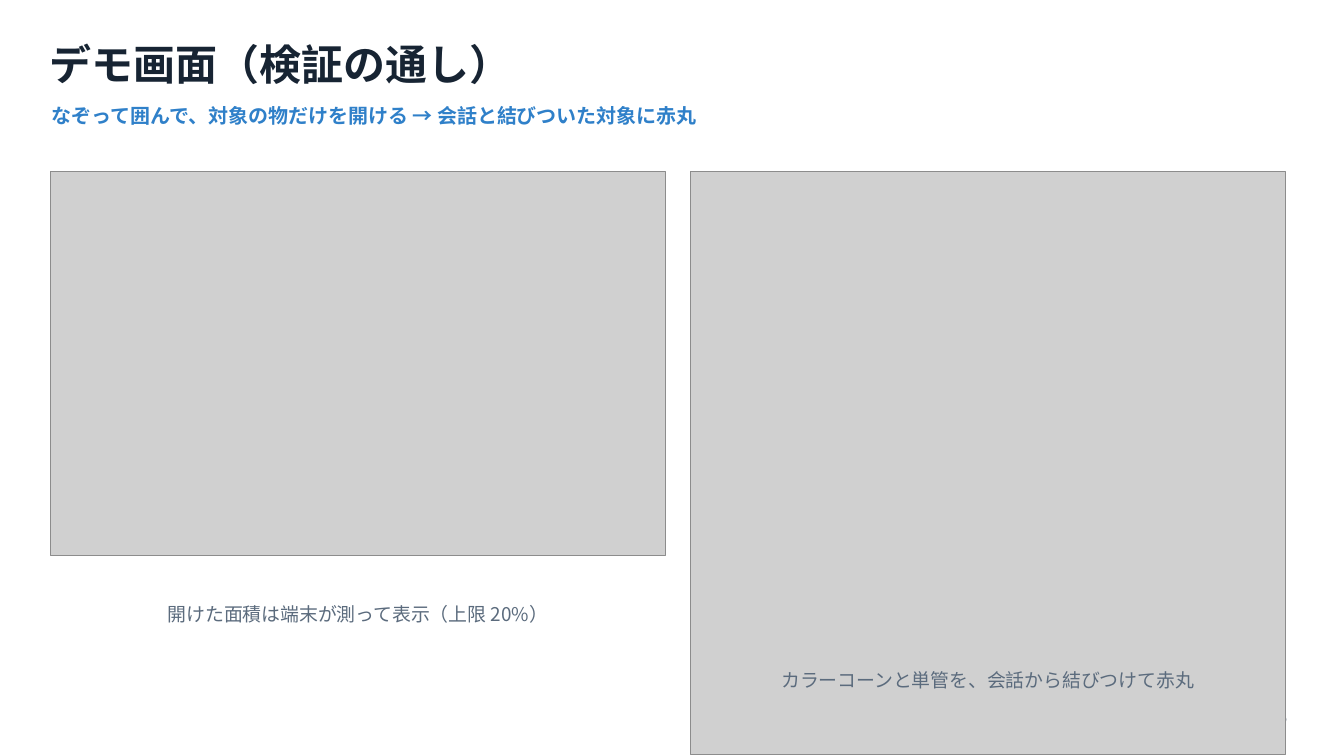
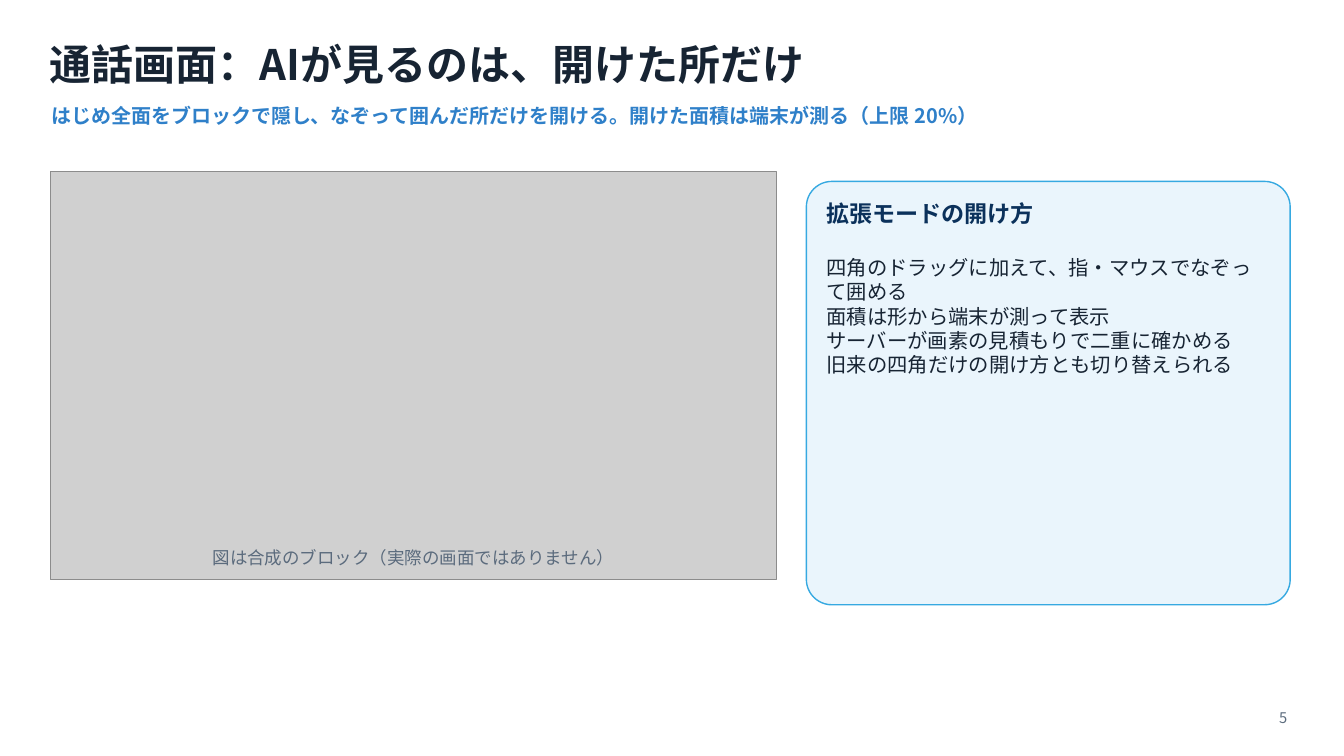
Before and after one commit to 009-next/app_dev, a slide deck: slide 5 of hackathon_materials/slides/Connect-Force_submission.pptx. Drawn at 1344x756 pixels with LibreOffice and Linux fonts; fonts in the diff are those of the drawing; grey boxes stand for pictures. Boxes give left, top, right and bottom in pixels: in the first picture for what was removed or moved away, otherwise in the second. Text is boxed around its words. In the diff, an @@ line names an element or a change of style, - is before the commit and + after.

```diff
--- a/hackathon_materials/slides/Connect-Force_submission.pptx
+++ b/hackathon_materials/slides/Connect-Force_submission.pptx
@@ text at (49,43,804,84): text changed @@
-デモ画面（検証の通し）
+通話画面：AIが見るのは、開けた所だけ
@@ text at (51,106,978,125): text changed @@
-なぞって囲んで、対象の物だけを開ける → 会話と結びついた対象に赤丸
+はじめ全面をブロックで隠し、なぞって囲んだ所だけを開ける。開けた面積は端末が測る（上限 20%）
@@ picture: place and size @@
-picture at (50,171,665,556)
+picture at (50,171,776,580)
@@ picture removed at (691,171,1286,755) @@
@@ rounded rectangle added at (807,181,1291,605), fill #EAF5FC, outline #36A9E1 1 pt @@
@@ text at (827,202,1034,224): text changed; size 13.5 to 16.5 pt; text colour #5B6B7D to #0B315B; bold on @@
-開けた面積は端末が測って表示（上限 20%）
+拡張モードの開け方
@@ text at (827,258,1252,374): text changed; size 13.5 to 14.5 pt; text colour #5B6B7D to #172433 @@
-カラーコーンと単管を、会話から結びつけて赤丸
+四角のドラッグに加えて、指・マウスでなぞって囲める
+面積は形から端末が測って表示
+サーバーが画素の見積もりで二重に確かめる
+旧来の四角だけの開け方とも切り替えられる
@@ text added at (213,549,614,566), 12.5 pt, text #5B6B7D @@
+図は合成のブロック（実際の画面ではありません）
```
Also in this commit, not shown: 1 other slide changed, 22 other files.
